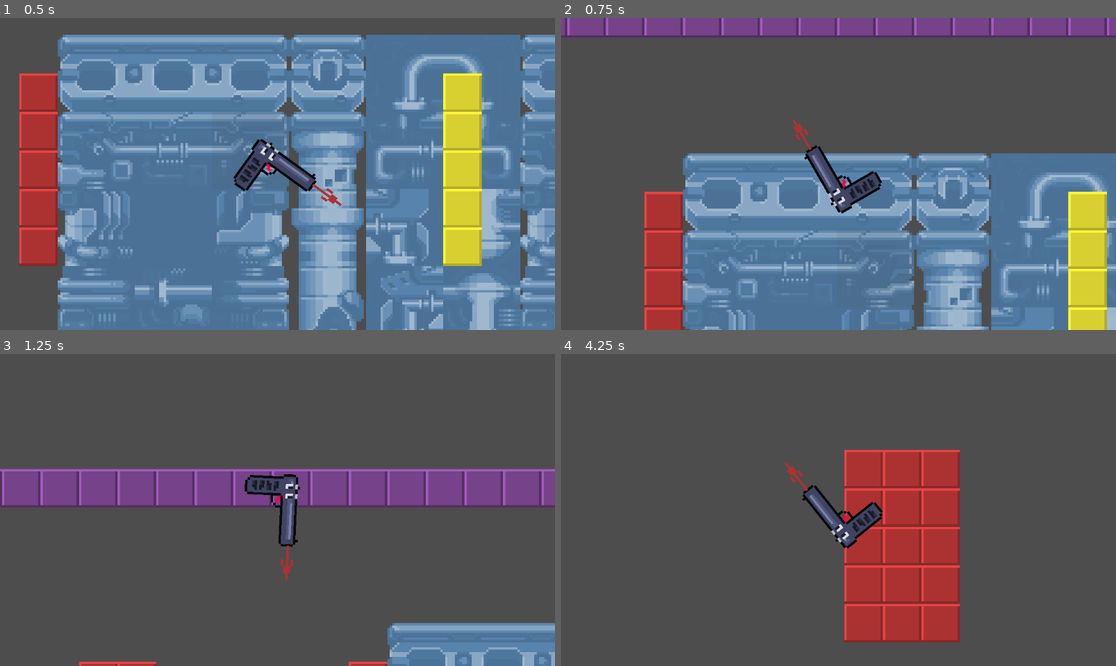
Above: before the commit, frames 1-4 (two rows, left to right).
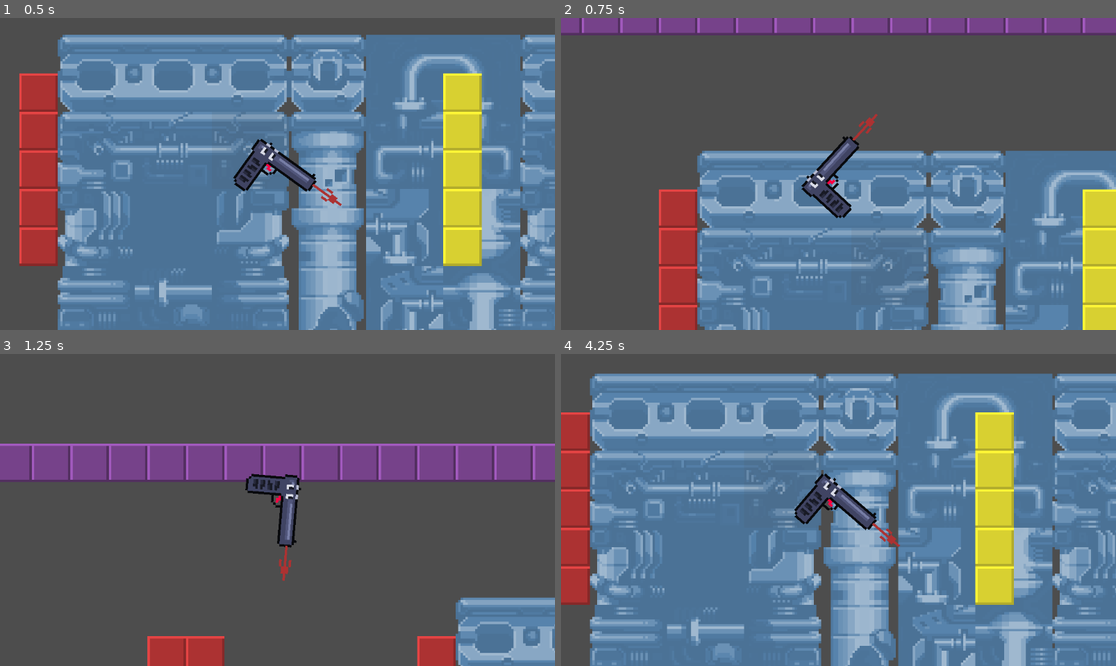
Above: after the commit, the same moments.

Repository: Standby123/Area-Fifty-Gun
Game: Godot game, scene res://game.tscn
Same seed, same stepped clock (60 frames per second), same inputs: the game is played once before the commit and once after it.
Inputs:
- Up to frame 1 (0.5 s): no input
- Up to frame 2 (0.75 s): hold Right (Rotate Right) from 0.53 s (still down); tap Space (Shoot) at 0.6 s
- Up to frame 3 (1.25 s): keep holding Right (Rotate Right)
- Up to frame 4 (4.25 s): release Right (Rotate Right) at 1.28 s; hold Left (Rotate Left) 1.28-2.03 s; tap Space (Shoot) every 0.75 s from 1.35 to 3.6 s; hold Right (Rotate Right) 2.03-3.53 s; hold Left (Rotate Left) from 3.53 s (still down)

Frame 1 is identical in both runs. In frame 2, 23% of the frame differs, in the area x 0-100%, y 0-100%; in frame 3, 24%; in frame 4, 90%, in the area x 0-100%, y 6-100%.

Commit message:
Added rotate right

Diff:
--- a/Assets/Scripts/player_controller.gd
+++ b/Assets/Scripts/player_controller.gd
@@ -15,15 +15,15 @@
 func _physics_process(delta: float) -> void:
 
 	angular_damp = 2
-	print(angular_velocity)
 
 	if abs(angular_velocity) > 10:
 		angular_velocity *= 0.9
 
 	if Input.is_action_pressed("Rotate Left"):
-		angular_velocity -= 5
+		angular_velocity = 8
 
-		angular_velocity = 8
+	if Input.is_action_pressed("Rotate Right"):
+		angular_velocity = -8
 
 	if Input.is_action_just_pressed("Shoot"):
 		linear_velocity = Vector2(0,0)
